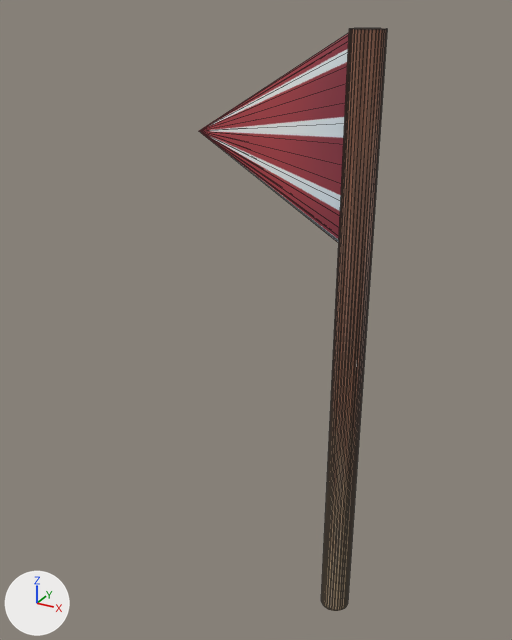
Two versions of the OBJ model resources/GoalUp.obj, one commit apart.
One viewpoint serves both versions: a camera (50 mm lens) standing at (0.721, -1.927, 0.799) and looking at (-0.365, 0.047, -0.188). Lighting does not change. The marker at lower left points along +X, +Y and +Z. Mesh edges are drawn as thin lines. Where no turn or scale is listed for an object, it has been applied to the vertices.

Script lines for the objects in view, before the commit:
```python
me_円柱 = bpy.data.meshes.new('円柱')
me_円柱.from_pydata(...)  # a 32-sided cylinder along z spanning x -0.05..0.05, y -0.05..0.05, z -1.25..0.75; a 32-sided cone pointing to -x spanning x -0.55..-0.05, y -0.01..0.01, z 0.14..0.74
me_円柱.materials.append(mat_マテリアル)  # picture img_goalup_png
ob_円柱 = bpy.data.objects.new('円柱', me_円柱)
ob_円柱.location = (0.0, 0.0, 0.0)
```
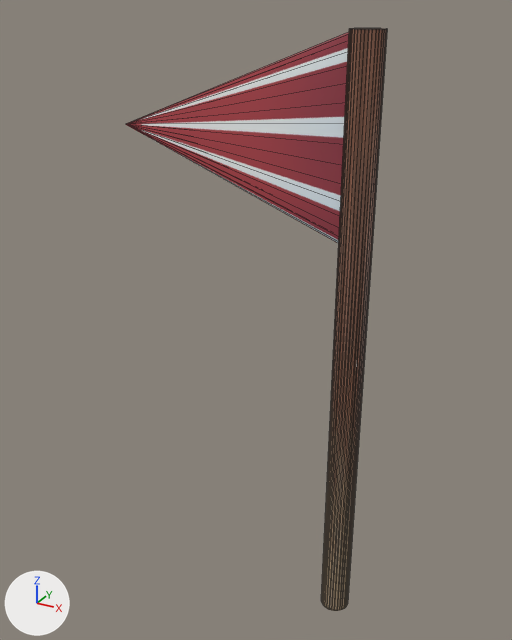
What differs and where, as boxes (x1, y1, x2, y2) in the pictures (512 x 640 px; the box of a moved part takes in the faces that stretch with it):
'円柱', reshaped (39% wider)
    before: (199, 28, 387, 611)
    after: (126, 28, 387, 611)
part 1 of me_円柱, moved or reshaped
    before: (199, 33, 349, 243)
    after: (126, 32, 349, 244)

Diff of the bpy script that builds the scene:
```diff
--- a/resources/GoalUp.obj.py
+++ b/resources/GoalUp.obj.py
@@ me_円柱 @@
 me_円柱.from_pydata(...)  # 97 vertices, 186 faces; spans x -0.55..0.05, y -0.05..0.05, z -1.25..0.75
 # used by ob_円柱; location = (0.0, 0.0, 0.0)
-me_円柱.vertices[96].co = (-0.55, 0.0, 0.44)  # pixel (198, 131)
+# me_円柱 part 1
+me_円柱.vertices[96].co = (-0.84, 0.0, 0.44)  # pixel (125, 124)
 me_円柱.materials.append(mat_マテリアル)
```
